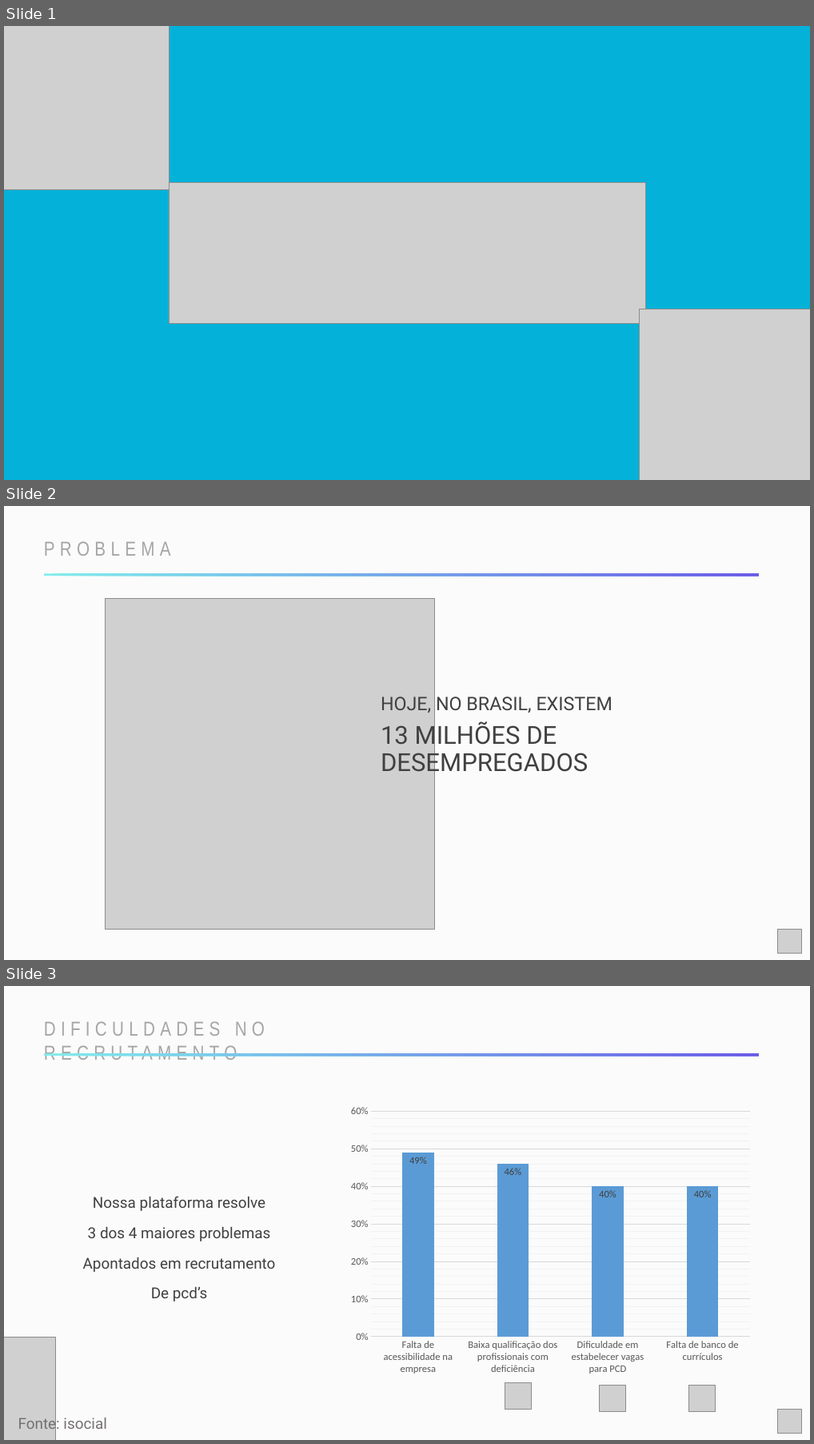
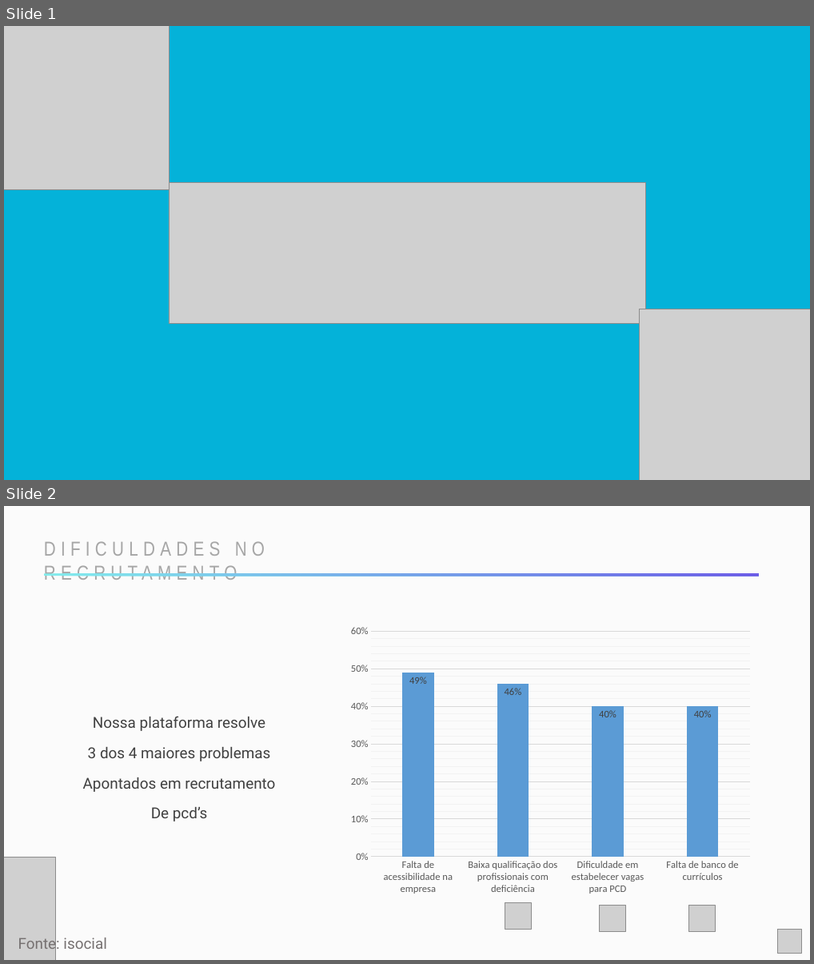
Before and after one commit to ismikeandrews/goodfit, a slide deck: pitch/pitch-next.pptx. Shown one above the other, each under a label of ours: slides 1, 2 and 3 before the commit, slides 1 and 2 after it. The pictures are 814x1444 and 814x964 pixels, drawn with LibreOffice and Linux fonts; fonts in the diff are those of the drawing; grey boxes stand for pictures. Boxes give left, top, right and bottom in pixels: in the first picture for what was removed or moved away, otherwise in the second. Text is boxed around its words. In the diff, an @@ line names an element or a change of style, - is before the commit and + after.

```diff
--- a/pitch/pitch-next.pptx
+++ b/pitch/pitch-next.pptx
@@ slide 2 removed at (x1=4, y1=506, x2=810, y2=960), background #FBFBFB @@
@@ text removed at (x1=44, y1=541, x2=171, y2=556) @@
-PROBLEMA
@@ round diag rect removed at (x1=44, y1=574, x2=759, y2=576) @@
@@ picture removed at (x1=105, y1=599, x2=435, y2=929) @@
@@ text removed at (x1=381, y1=696, x2=613, y2=777) @@
-HOJE, NO BRASIL, EXISTEM
-13 MILHÕES DE DESEMPREGADOS
@@ picture removed at (x1=778, y1=929, x2=802, y2=953) @@
@@ what was slide 3 is now slide 2 @@
```
Also in this commit, not shown: 1 slide changed, 1 slide added, 2 other slides removed.
